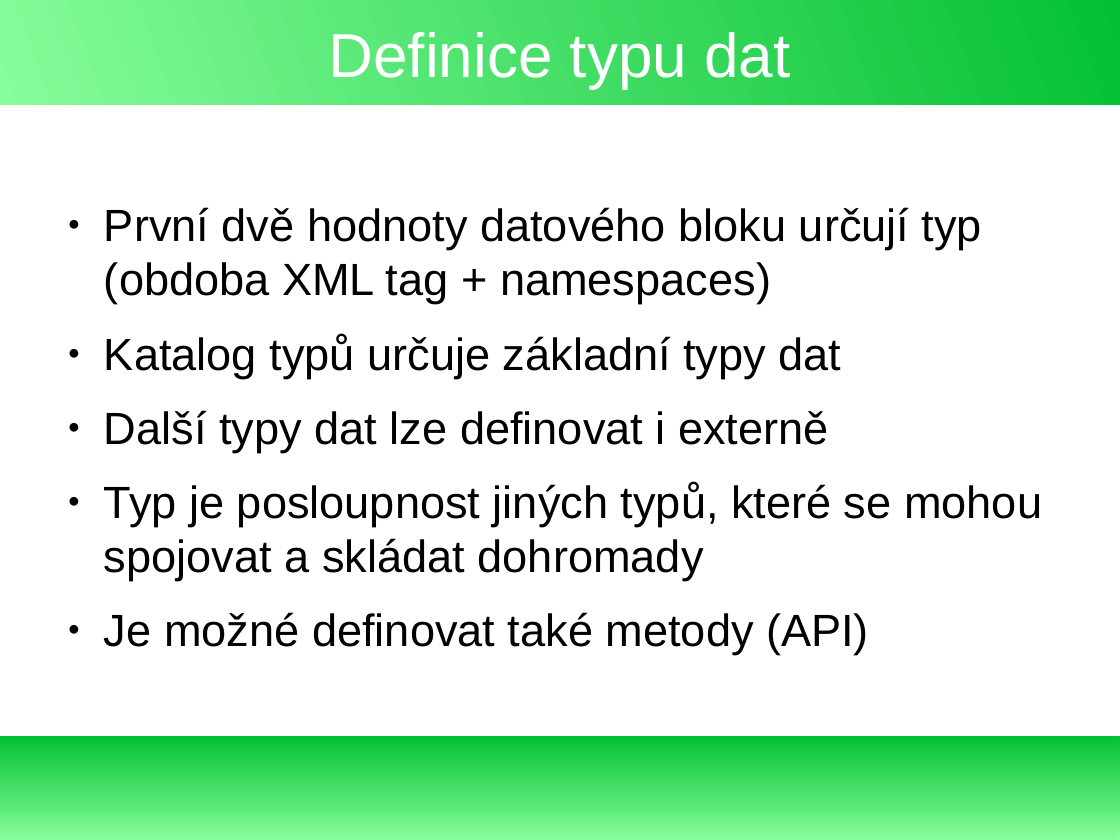
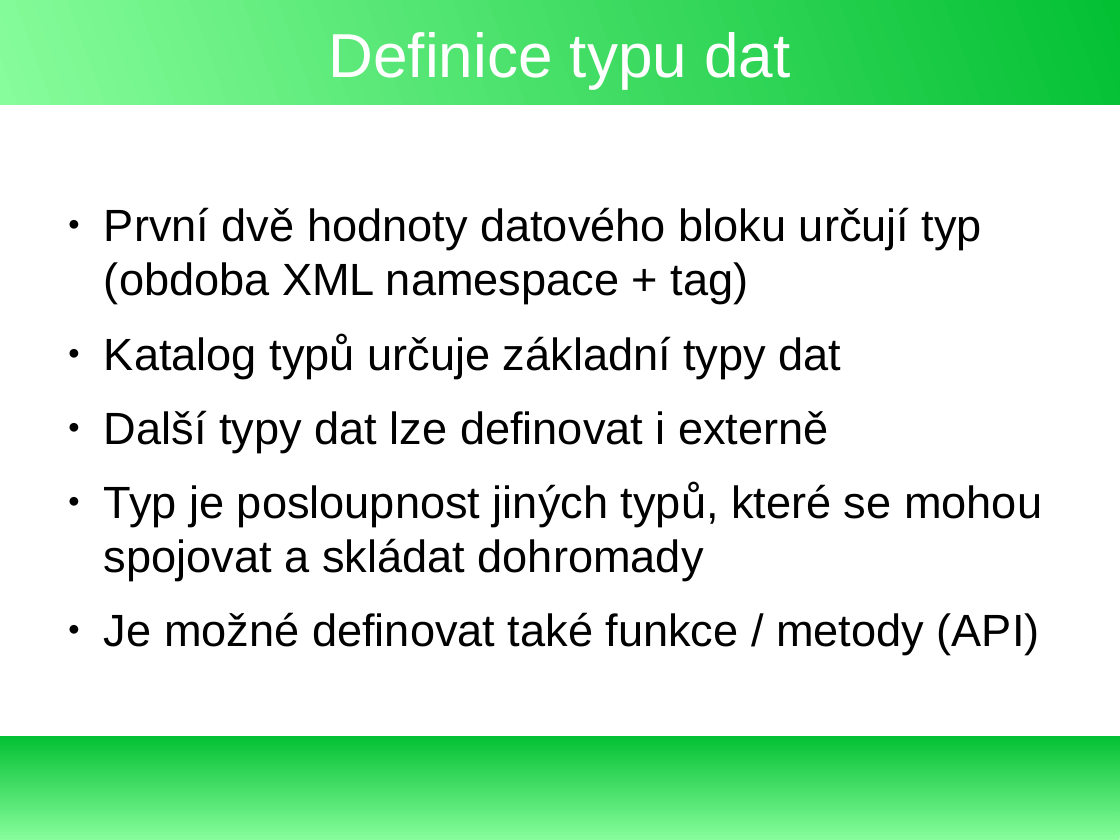
Before and after one commit to exbin/xbup-doc, a slide deck: slide 13 of presentation/binary_concept_cs_CZ.odp. Drawn at 1120x840 pixels with LibreOffice and Linux fonts; fonts in the diff are those of the drawing. Boxes give left, top, right and bottom in pixels: in the first picture for what was removed or moved away, otherwise in the second. Text is boxed around its words. In the diff, an @@ line names an element or a change of style, - is before the commit and + after.

```diff
--- a/presentation/binary_concept_cs_CZ.odp
+++ b/presentation/binary_concept_cs_CZ.odp
@@ text at [104,207,982,304]: text changed @@
-● První dvě hodnoty datového bloku určují typ (obdoba XML tag + namespaces)
+● První dvě hodnoty datového bloku určují typ (obdoba XML namespace + tag)
@@ text at [104,612,1040,655]: text changed @@
-● Je možné definovat také metody (API)
+● Je možné definovat také funkce / metody (API)
```
Also in this commit, not shown: 7 other slides changed, 2 slides added.
